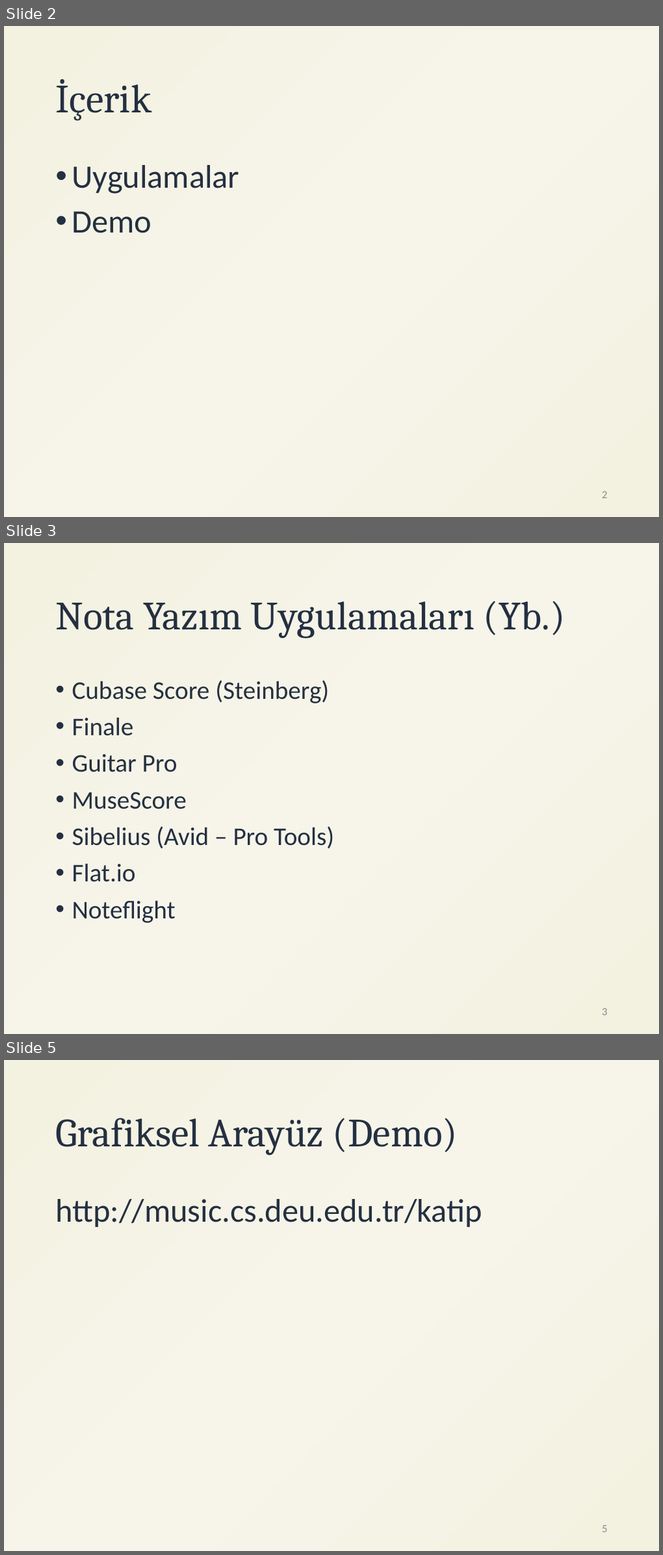
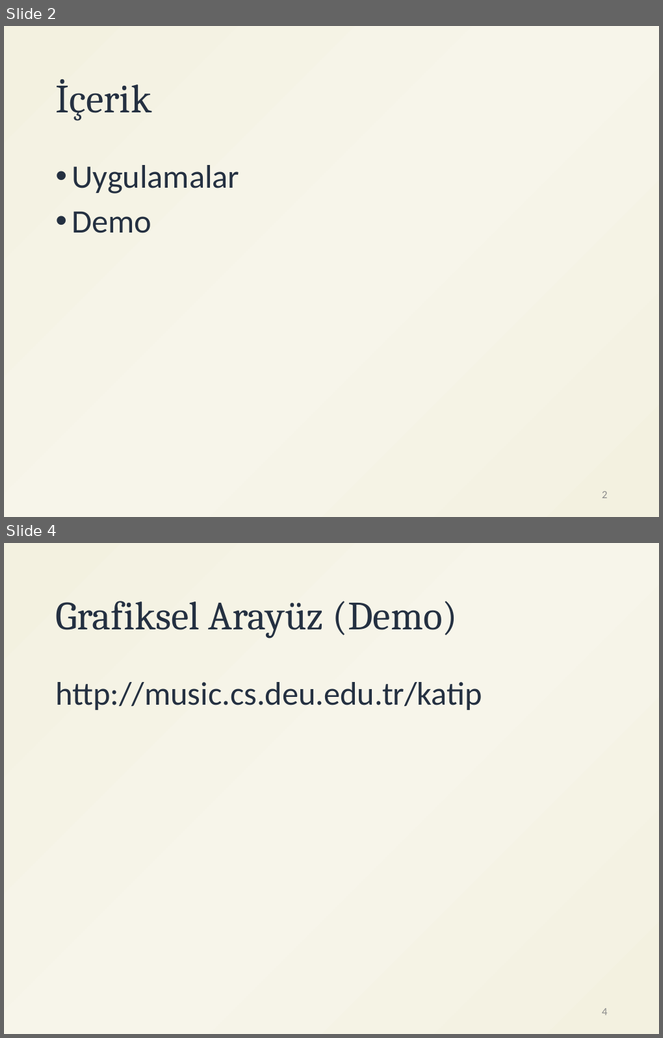
Before and after one commit to ihpar/katip, a slide deck: assets/Katip.pptx. Shown one above the other, each under a label of ours: slides 2, 3 and 5 before the commit, slides 2 and 4 after it; the slides between them are not shown. The pictures are 663x1555 and 663x1038 pixels, drawn with LibreOffice and Linux fonts; fonts in the diff are those of the drawing. Boxes give left, top, right and bottom in pixels: in the first picture for what was removed or moved away, otherwise in the second. Text is boxed around its words. In the diff, an @@ line names an element or a change of style, - is before the commit and + after.

```diff
--- a/assets/Katip.pptx
+++ b/assets/Katip.pptx
@@ slide 3 removed at (4,543,659,1034), background gradient #F3F1E0 to #F7F5EA @@
@@ title removed at (55,601,566,639) @@
-Nota Yazım Uygulamaları (Yb.)
@@ text removed at (72,680,334,923) @@
-• Cubase Score (Steinberg)
-• Finale
-• Guitar Pro
-• MuseScore
-• Sibelius (Avid – Pro Tools)
-• Flat.io
-• Noteflight
@@ page number removed at (602,1008,607,1016) @@
-3
@@ what was slide 5 is now slide 4 @@
@@ page number at (602,1008,607,1016): text changed @@
-5
+4
```
Also in this commit, not shown: 1 slide changed.
